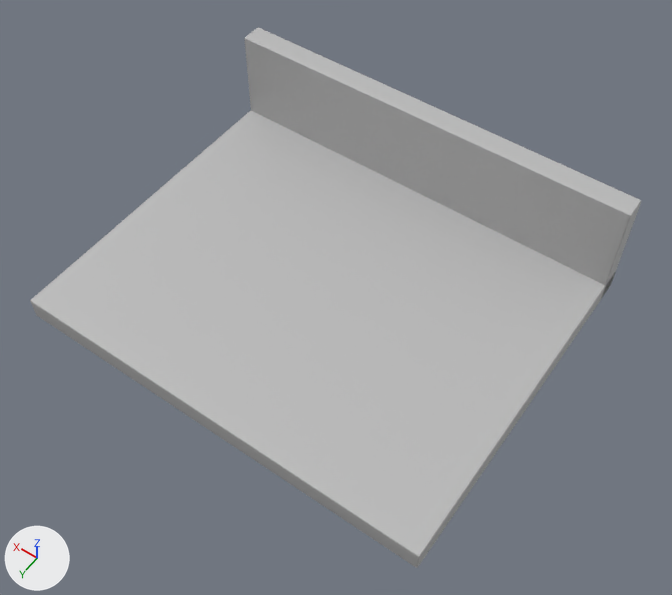
The FBX model Pickled Road-Rage/Assets/Toy Wars/Meshes/Wall_Mesh.fbx as it was, and as the next commit left it.
The view is the same before and after, from a 50 mm lens placed at (-23.2, 26.5, 29.3), pointed at (-10.1, 8.2, 0.7). The axes (+X, +Y, +Z) are drawn at lower left. The lights are the same throughout. Where no turn or scale is listed for an object, it has been applied to the vertices.

In view in the first picture: 'Floor_Mesh', 'Wall_Mesh'.
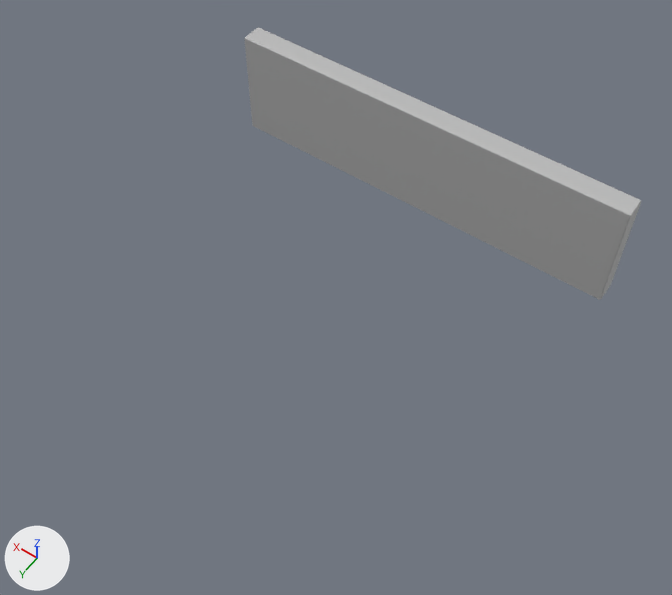
What differs and where, as boxes (x1, y1, x2, y2) in the pictures (672 x 595 px):
'Floor_Mesh', deleted
    before: (30, 111, 615, 568)

Edits to the bpy script that builds the scene:
```text
Remove ob_floor_mesh:
    ob_floor_mesh = bpy.data.objects.new('Floor_Mesh', me_mesh)
    ob_floor_mesh.location = (0.0, 0.0, 0.0)
```
